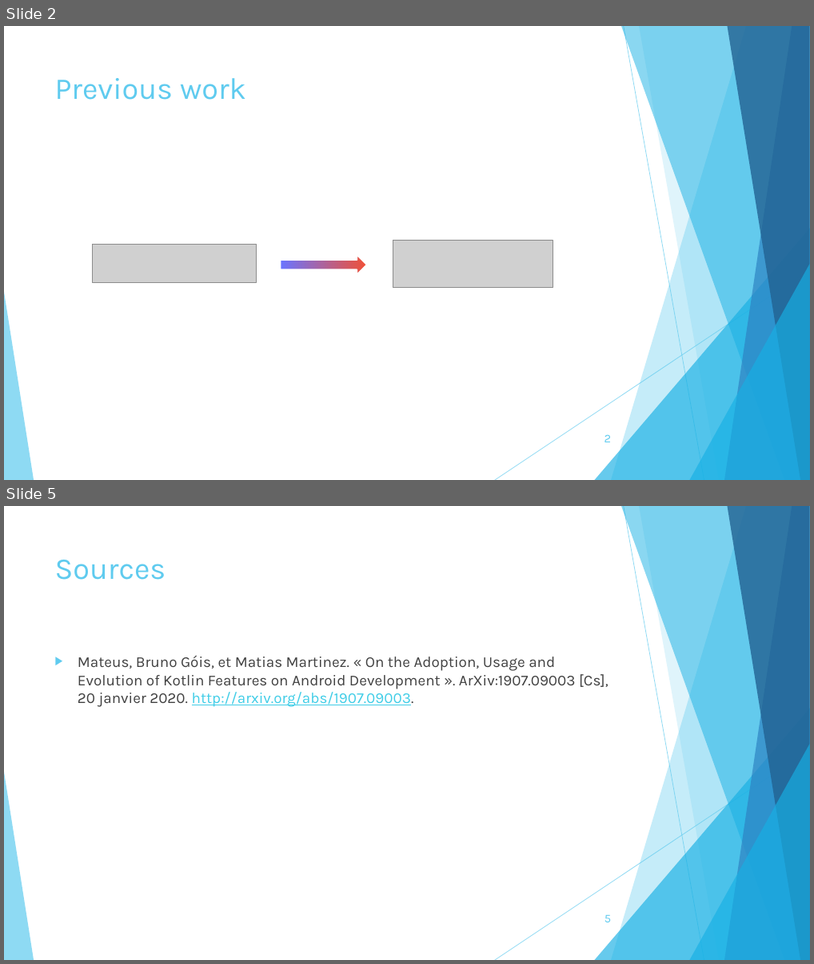
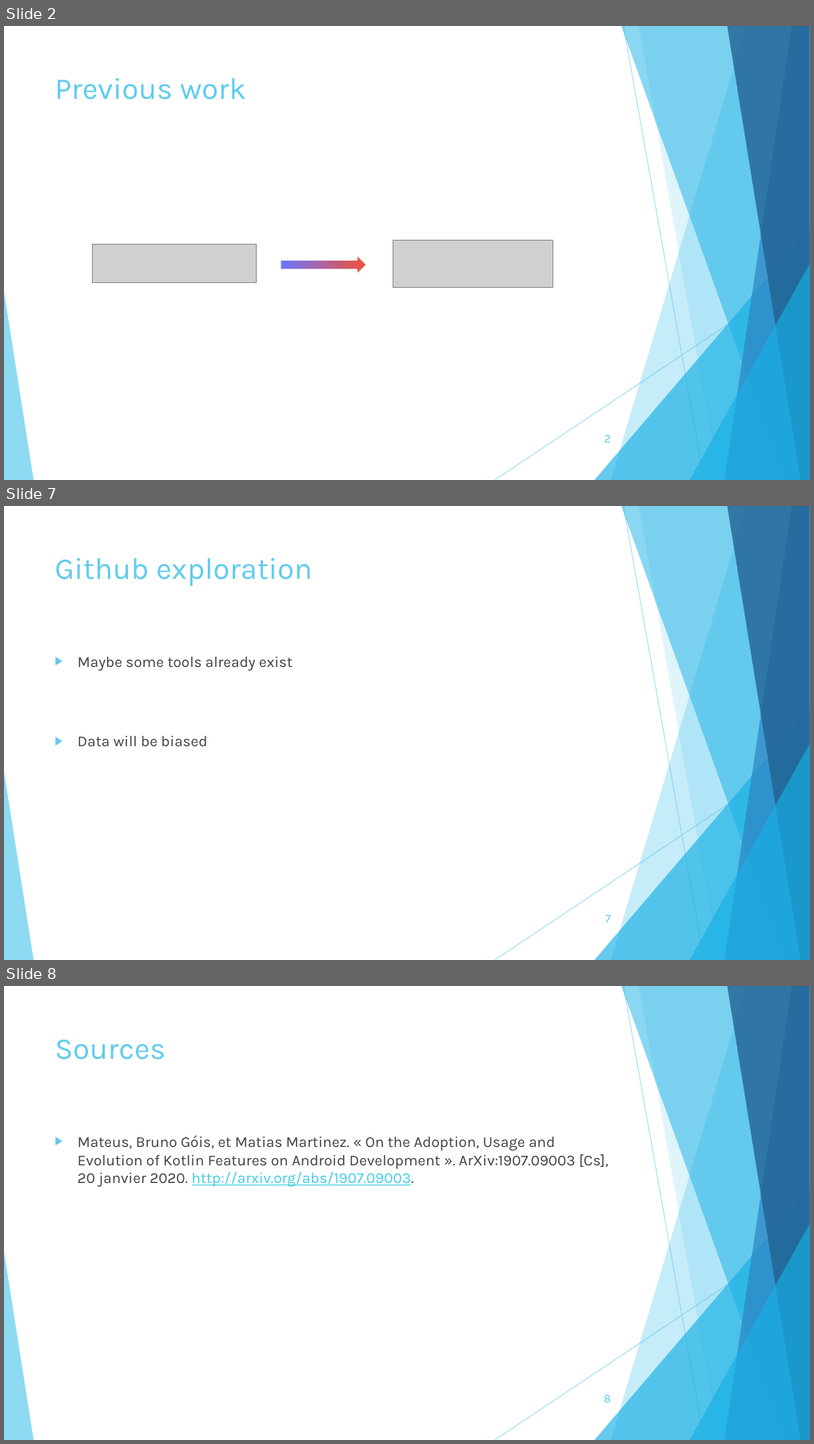
Before and after one commit to staufga0/Pattern-extraction-swift, a slide deck: presentation/Pattern Extraction.pptx. Shown one above the other, each under a label of ours: slides 2 and 5 before the commit, slides 2, 7 and 8 after it; the slides between them are not shown. The pictures are 814x964 and 814x1444 pixels, drawn with LibreOffice and Linux fonts; fonts in the diff are those of the drawing; grey boxes stand for pictures. Boxes give left, top, right and bottom in pixels: in the first picture for what was removed or moved away, otherwise in the second. Text is boxed around its words. In the diff, an @@ line names an element or a change of style, - is before the commit and + after.

```diff
--- a/presentation/Pattern Extraction.pptx
+++ b/presentation/Pattern Extraction.pptx
@@ slide 7 added at [4,506,810,960], background #FFFFFF; not listed: 10 template elements that a slide beside it also shows @@
@@ title added at [55,558,312,586], 36 pt, text #5FCBEF @@
+Github exploration
@@ text added at [78,656,293,746], 18 pt, text #404040 @@
+▶ Maybe some tools already exist
+▶ Data will be biased
@@ page number added at [606,915,611,922], 14 pt, text #5FCBEF @@
+7
@@ what was slide 5 is now slide 8 @@
@@ page number at [604,1394,611,1402]: text changed @@
-5
+8
```
Also in this commit, not shown: 1 slide changed, 3 other slides added, 1 slide removed.
